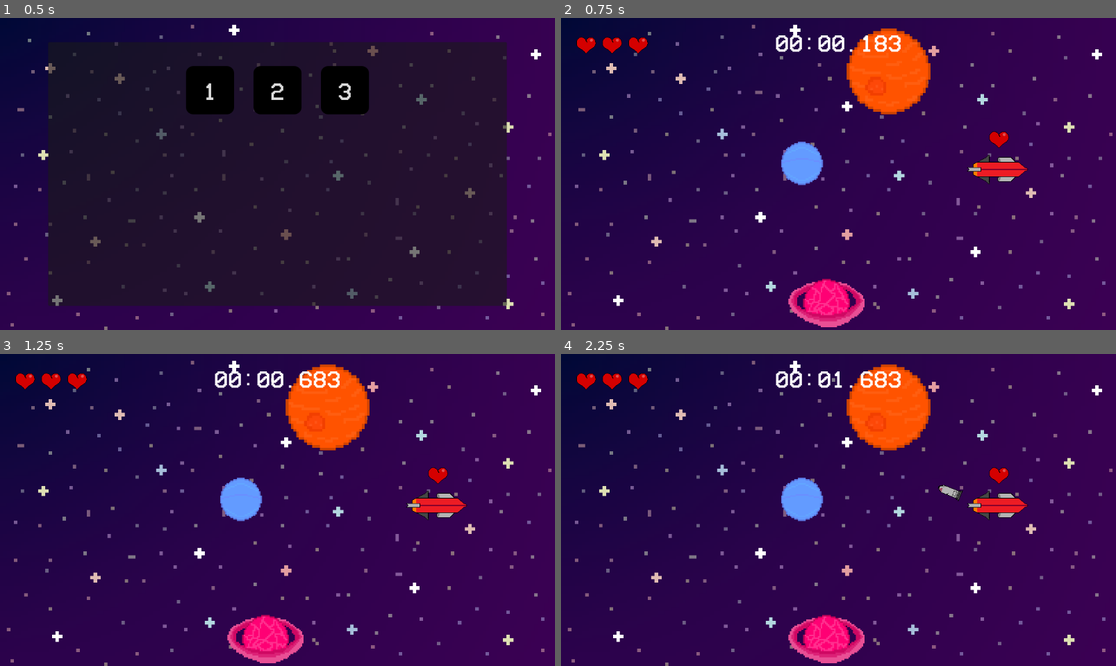
Above: before the commit, frames 1-4 (two rows, left to right).
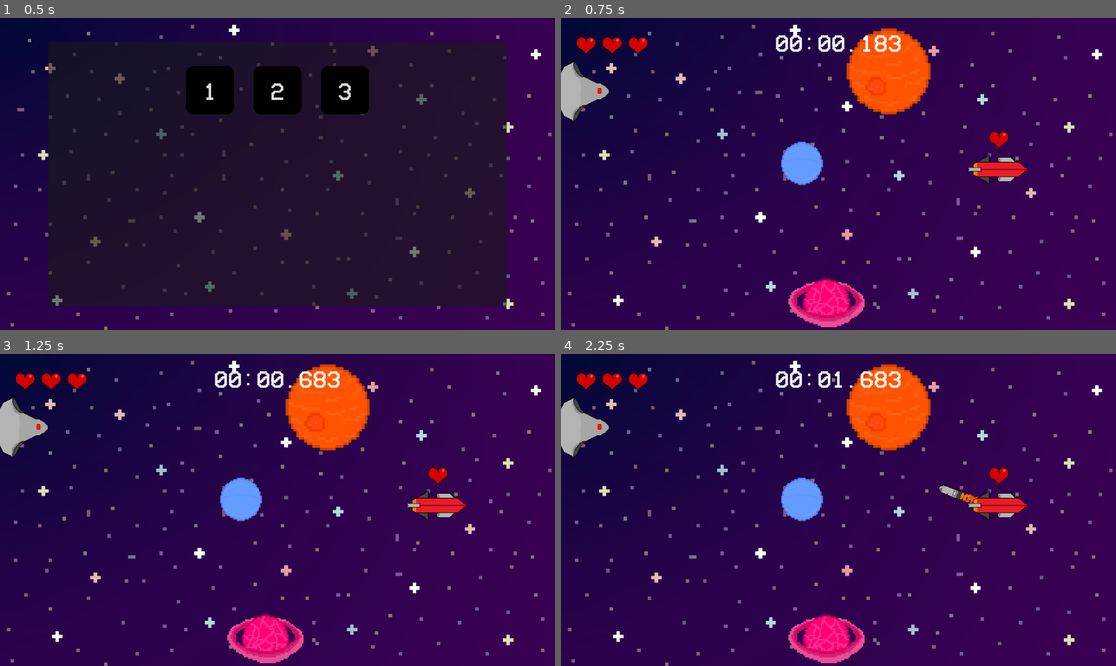
Above: after the commit, the same moments.

Repository: farkon00/GMTK2024
Game: Godot game, scene res://Main.tscn
The game is run twice, just before and just after one commit, with the same random seed, the same clock (stepped at 60 frames per second) and the same inputs.
Inputs (mouse positions are in pixels of both pictures, inside the frame that each line leads up to):
- Up to frame 1 (0.5 s): no input
- Up to frame 2 (0.75 s): click "2" at 0.5 s
- Up to frame 3 (1.25 s): no input
- Up to frame 4 (2.25 s): move the mouse to (960, 494) at 1.27 s; click (960, 494) at 1.42 s; move the mouse to (727, 525) at 2.02 s; click (727, 525) at 2.17 s

Frame 1 is identical in both runs. In frame 2, 0.9% of the frame differs, in the area x 0-9%, y 14-33%; in frame 3, 0.9%; in frame 4, 1.0%, in the area x 0-76%, y 14-48%.

Commit message:
fix tutorial(push to master, sorry)

Diff:
--- a/Levels/tutorial.tscn
+++ b/Levels/tutorial.tscn
@@ -6,7 +6,7 @@
 [ext_resource type="Script" path="res://Scripts/TutorialManager.gd" id="4_kea3s"]
 [ext_resource type="Theme" uid="uid://b7s4pdn6omblw" path="res://Themes/TutorialLabel.tres" id="5_nsmdf"]
 
-[node name="Level2" type="Node2D"]
+[node name="Level" type="Node2D"]
 metadata/level_id = 0
 metadata/has_timer = false
 
--- a/Main.tscn
+++ b/Main.tscn
@@ -22,6 +22,7 @@
 finish_time_label = NodePath("YouWinUI/Panel/VBoxContainer/FinishTimeLabel")
 
 [node name="TextureRect" type="TextureRect" parent="GameManager"]
+z_index = -1
 texture_filter = 3
 offset_right = 1152.0
 offset_bottom = 648.0
